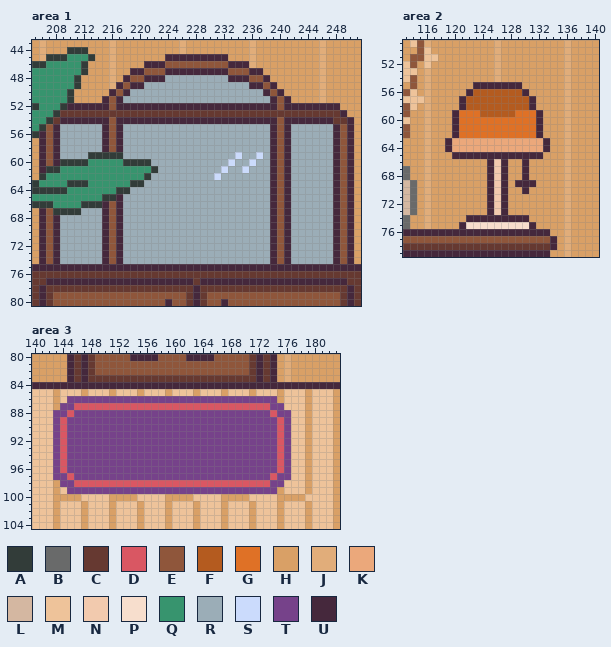
Pixel-art file, stored at assets/aseprite/hallway.aseprite. Above, as it was before the edit.
320x180 pixels, 1 frame. Colours within 5 levels of each other are drawn and written as one. Shown: area 1: x 205..251, y 43..80; area 2: x 113..140, y 49..79; area 3: x 140..183, y 80..104.
Palette (. is transparent): A #323c39  B #696a6a  C #663931  D #d95763  E #8f563b  F #b45b1f  G #df7126  H #d9a066  J #e1ad7a  K #eba87b  L #d4b7a1  M #eec39a  N #f2caae  P #f7decd  Q #37946e  R #9badb7  S #cbdbfc  T #76428a  U #45283c
New version:
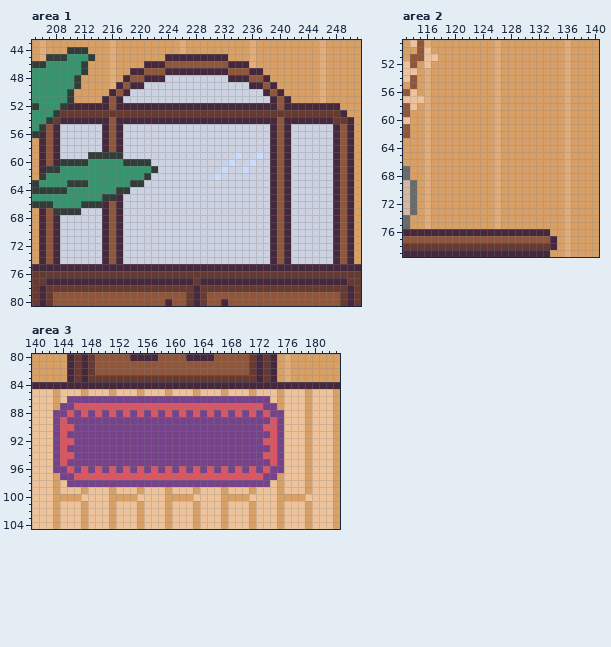
The commit says: Ended hallway and started neighbours
Difference:
colour R: #9badb7 -> #cbdbfc64
Changed rows in their new state; - is a pixel that keeps its letter.
Area 2, layer "table":
first column x 119:
55 ----HHHJHHH----
56 ---HHHHJHHHH---
57 --HHHHHJHHHHH--
58 --HHHHHJHHHHH--
59 -HHHHHHJHHHHHH-
60 -HHHHHHJHHHHHH-
61 -HHHHHHJHHHHHH-
62 -HHHHHHJHHHHHH-
63 HHHHHHHJHHHHHHH
64 HHHHHHHJHHHHHHH
65 -HHHHHHJHHHHHH-
66 ------HJH--H---
67 ------HJH--H---
68 ------HJH--H---
69 ------HJH-HHH--
70 ------HJH--H---
71 ------HJH------
72 ------HJH------
73 ------HJH------
74 ---HHHHJHHHH---
75 --HHHHHJHHHHH--
Area 3, layer "door-carpet":
first column x 143:
 86 -------------------------------M--
 87 ------------------------------T-H-
 88 ----D-D-D-D-D-D-D-D-D-D-D-D-D-DT-M
 89 -------------------------------DTM
 90 --D---------------------------DDTM
 91 -------------------------------DTM
 92 --D---------------------------DDTM
 93 -------------------------------DTM
 94 --D---------------------------DDTM
 95 -------------------------------DTM
 96 -TD-D-D-D-D-D-D-D-D-D-D-D-D-D-D-TM
 97 H-TDDDDDDDDDDDDDDDDDDDDDDDDDDD-THM
 98 -M-TTTTTTTTTTTTTTTTTTTTTTTTTTTTMH-
 99 --MMHMMMHMMMHMMMHMMMHMMMHMMMHMMM--
Pixel boxes of the changes (left, top, right, bottom) in both pictures:
changed: (123, 75, 270, 103)
changed: (60, 124, 333, 264)
changed: (445, 82, 550, 229)
changed: (53, 396, 291, 494)
